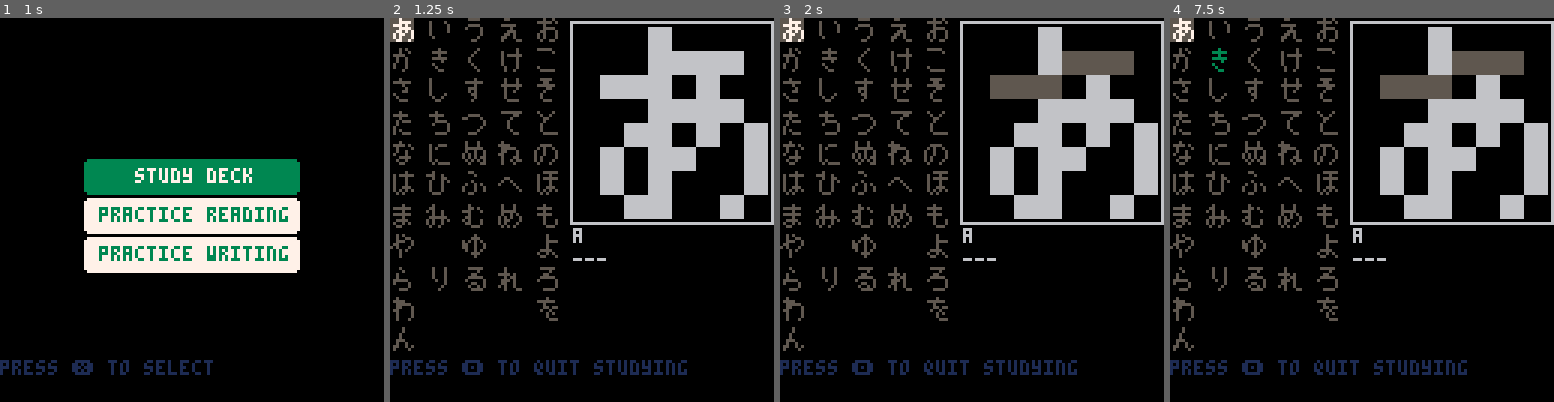
Above: before the commit, frames 1-4 (left to right).
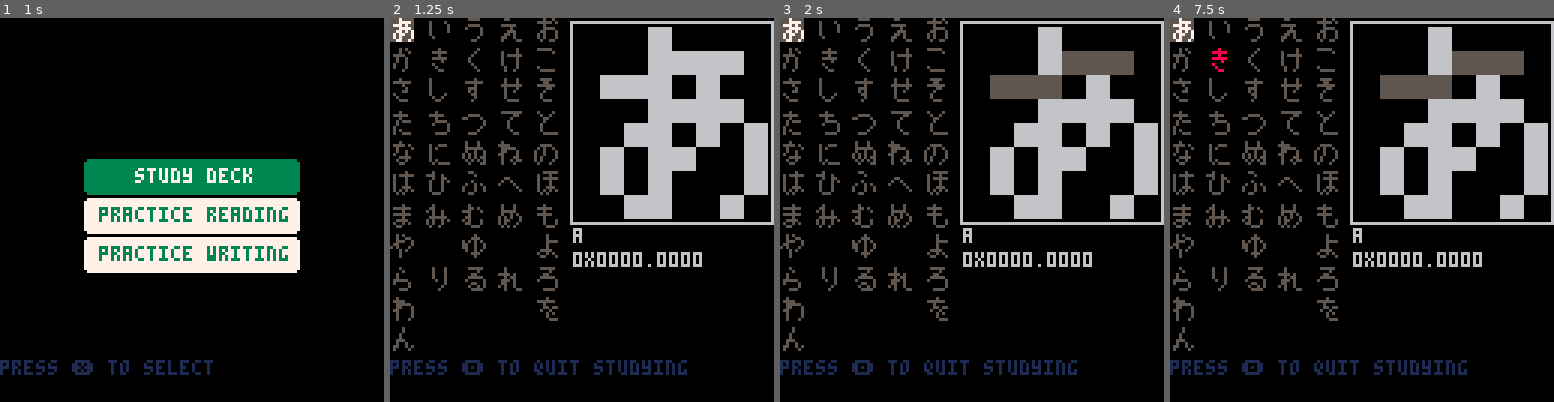
Above: after the commit, the same moments.

Repository: SestrenExsis/KanaPractice
Game: PICO-8 cartridge hiragana.p8
Same seed, same stepped clock (60 frames per second), same inputs: the game is played once before the commit and once after it.
Inputs (mouse positions are in pixels of both pictures, inside the frame that each line leads up to):
- Up to frame 1 (1 s): tap X (X key) at 0.33 s; click (280, 121) at 0.67 s; tap O (Z key) at 0.7 s
- Up to frame 2 (1.25 s): tap X (X key) at 1.07 s; click (436, 267) at 1.22 s
- Up to frame 3 (2 s): hold Right from 1.6 s (still down); tap O (Z key) at 1.7 s; click (887, 114) at 1.77 s; tap X (X key) at 1.85 s
- Up to frame 4 (7.5 s): release Right at 2.1 s; tap O (Z key) every 0.4 s from 2.1 to 7.3 s; hold Up 2.15-2.42 s; click (1342, 259) at 2.32 s; hold Right 2.47-3.03 s; click (1404, 106) at 2.87 s; tap X (X key) every 1.12 s from 2.97 to 7.43 s; hold Left 3.08-3.58 s; click (1465, 256) at 3.42 s; hold Down 3.63-3.97 s; click (1231, 102) at 3.97 s; hold Right 4.02-4.68 s; click (1292, 248) at 4.52 s; hold Up 4.73-5.03 s; click (1354, 94) at 5.07 s; hold Left 5.08-5.68 s; click (1419, 244) at 5.62 s; hold Down 5.73-6.03 s; hold Right 6.08-6.58 s; click (1481, 90) at 6.17 s; hold Right 6.63-7.13 s; click (1246, 236) at 6.72 s; hold Up 7.18-7.45 s; click (1308, 83) at 7.27 s

Frame 1 is identical in both runs. In frame 2, 0.7% of the frame differs, in the area x 47-82%, y 60-65%; in frame 3, 0.7%; in frame 4, 0.8%, in the area x 10-82%, y 7-65%.

Commit message:
Consider last 15 attempts when scoring

Diff:
--- a/hiragana.p8
+++ b/hiragana.p8
@@ -248,6 +248,9 @@
 	dset(62,mi)
 	dset(63,sc)
 	inittitle()
+	assert(hamming(0x0001)==1)
+	assert(hamming(0x0003)==2)
+	assert(hamming(0x0007)==3)
 end
 
 function initscreen()
@@ -263,6 +266,15 @@
 end
 
 -- helper functions
+
+function hamming(num)
+	local res=0
+	while num>0 do
+		if (num%2==1) res+=1
+		num=flr(num/2)
+	end
+	return res
+end
 
 function betweens(pt0,pt1)
 	local x0=flr(pt0.x)
@@ -534,11 +546,15 @@
 	for n,k in pairs(_kanatbl) do
 		local x=(1.5*s*8)*k.col
 		local y=(1.3*s*8)*k.row
+		local m=dget(k.index)
+		local w=hamming(m)
 		local bc=0
 		local fc=5
-		local m=dget(k.index)
-		if (m==3) fc=3
-		if (m==2) fc=8
+		if (w>=  1) fc=8
+		if (w>=  3) fc=9
+		if (w>=  6) fc=10
+		if (w>= 10) fc=11
+		if (w>= 15) fc=3
 		if k.col==cx and k.row==cy then
 			bc=fc
 			fc=7
@@ -559,10 +575,7 @@
 		drawkana(sk,62,3,8,_c_dry,i)
 		print(sk.name,61,70,6)
 		local m=dget(sk.index)
-		local v="---"
-		if (m==3) v="⬆️★"
-		if (m==2) v="⬇️😐"
-		print(v,61,78,6)
+		print(tostr(m,true),61,78,6)
 	end
 	cursor(0,114,1)
 	print("press 🅾️ to quit studying")
@@ -600,17 +613,23 @@
 			_state="check"
 		end
 	elseif _state=="check" then
+		local guess = -1
 		if btnp(⬆️) then
 			-- you got it right
-			dset(_kana.index,3)
+			guess = 1
 			_state="stats"
 			_guesses+=1
 		elseif btnp(⬇️) then
 			-- you got it wrong
-			dset(_kana.index,2)
+			guess = 0
 			_state="stats"
 			_errors+=1
 			_guesses+=1
+		end
+		if guess>=0 then
+			local g=dget(_kana.index)
+			g=max(1,(g<<1)+guess)
+			dset(_kana.index,g)
 		end
 	elseif _state=="stats" then
 		if btnp(❎) then
